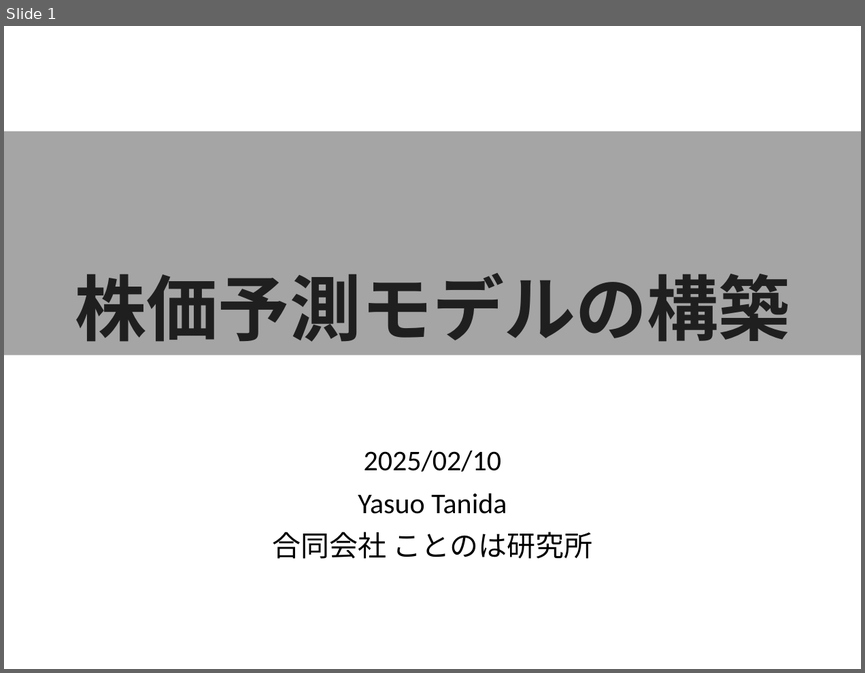
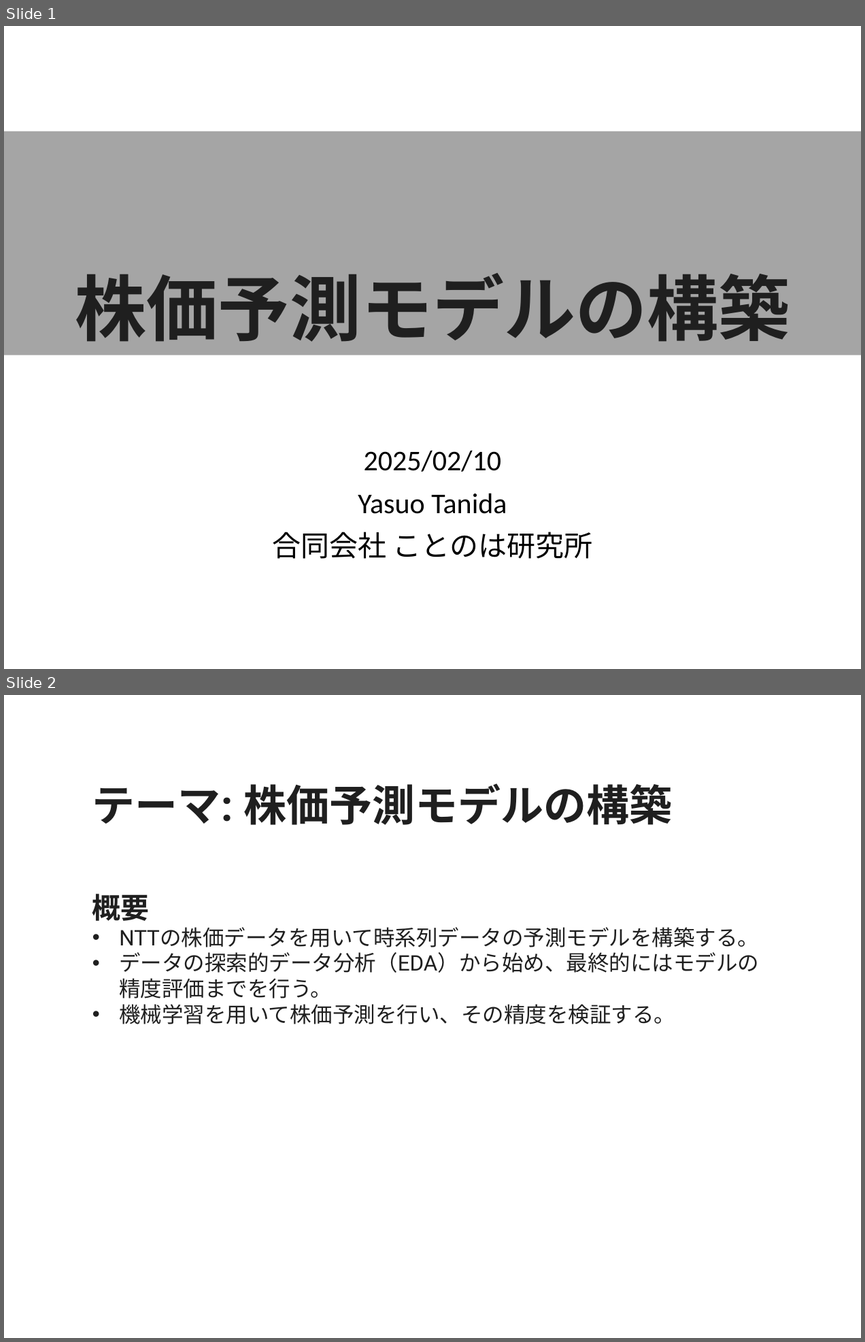
Before and after one commit to tanidayasuo/study-stock-price, a slide deck: 株価予測モデルの構築.pptx. Shown one above the other, each under a label of ours: slide 1 before the commit, slides 1 and 2 after it. The pictures are 865x673 and 865x1342 pixels, drawn with LibreOffice and Linux fonts; fonts in the diff are those of the drawing. Boxes give left, top, right and bottom in pixels: in the first picture for what was removed or moved away, otherwise in the second. Text is boxed around its words. In the diff, an @@ line names an element or a change of style, - is before the commit and + after.

```diff
--- a/株価予測モデルの構築.pptx
+++ b/株価予測モデルの構築.pptx
@@ slide 2 added at (4,695,861,1338), background #FFFFFF @@
@@ text added at (92,783,759,1024), 18 pt, text #1F1F1F @@
+テーマ: 株価予測モデルの構築
+概要
+• NTTの株価データを用いて時系列データの予測モデルを構築する。
+• データの探索的データ分析（EDA）から始め、最終的にはモデルの精度評価までを行う。
+• 機械学習を用いて株価予測を行い、その精度を検証する。
```
Also in this commit, not shown: 30 other slides added.
